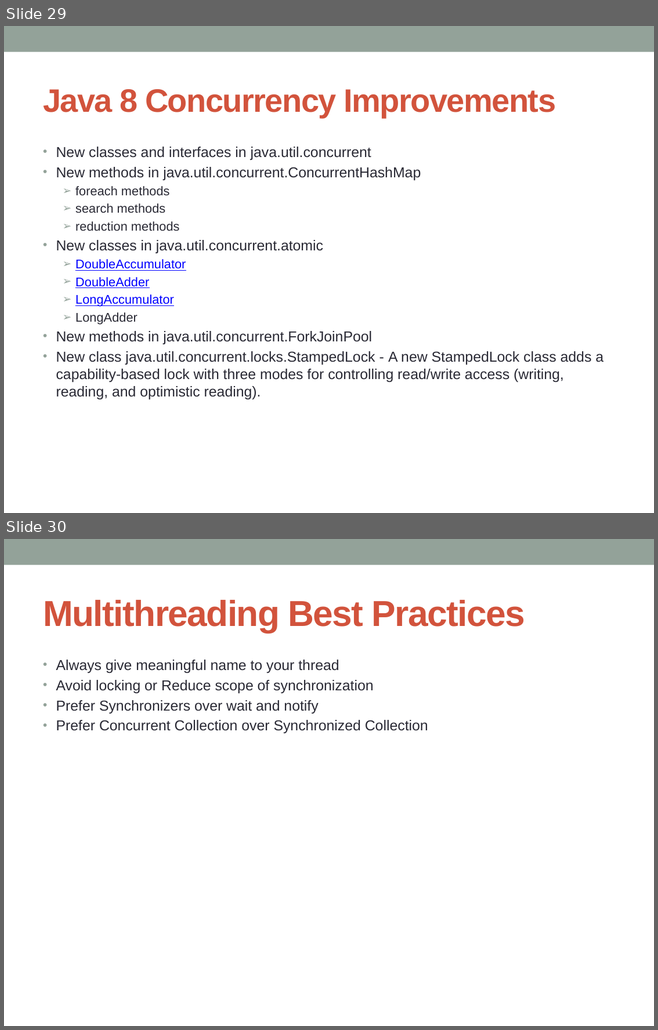
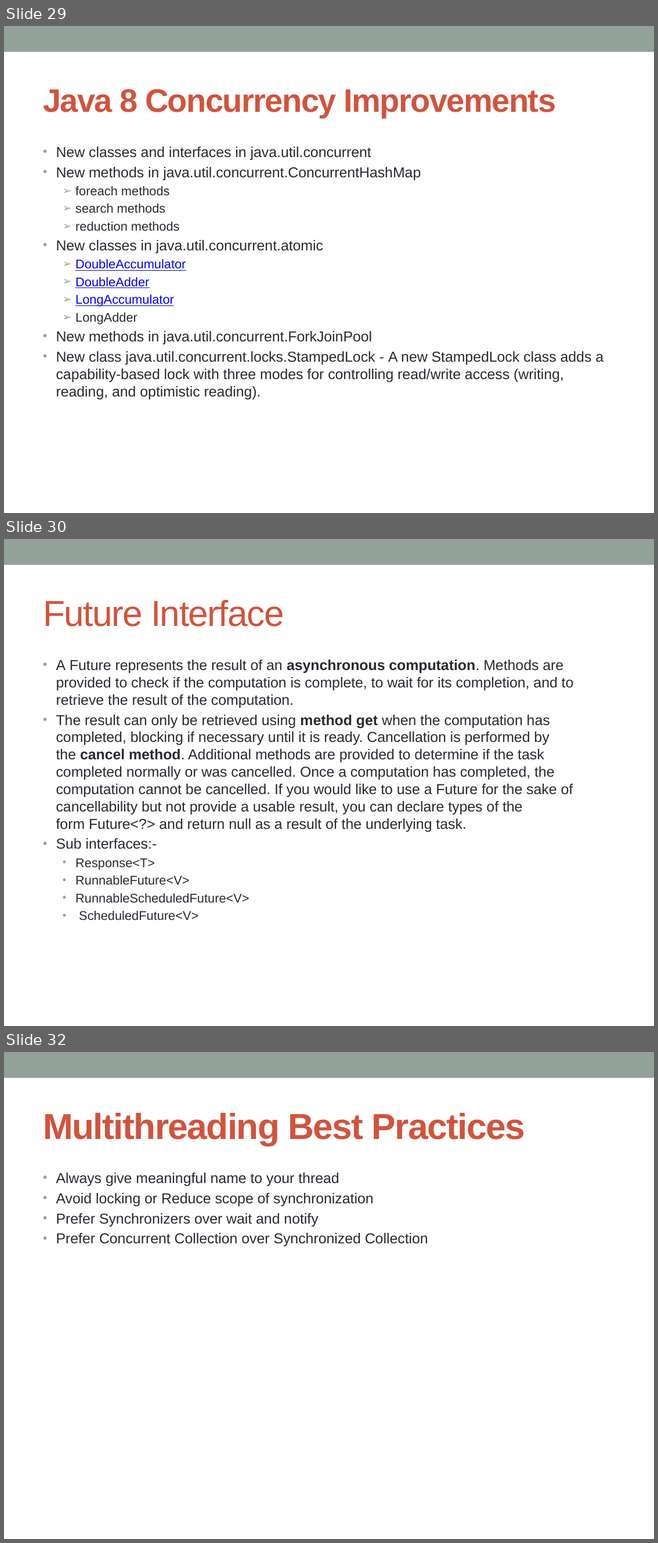
Before and after one commit to notionquest/ProjectDocumentation, a slide deck: MultiThreading.pptx. Shown one above the other, each under a label of ours: slides 29 and 30 before the commit, slides 29, 30 and 32 after it; the slides between them are not shown. The pictures are 658x1030 and 658x1543 pixels, drawn with LibreOffice and Linux fonts; fonts in the diff are those of the drawing. Boxes give left, top, right and bottom in pixels: in the first picture for what was removed or moved away, otherwise in the second. Text is boxed around its words. In the diff, an @@ line names an element or a change of style, - is before the commit and + after.

Commit message:
Future and Callable added

```diff
--- a/MultiThreading.pptx
+++ b/MultiThreading.pptx
@@ slide 30 added at (4, 539, 654, 1026), background #FFFFFF; not listed: 1 template element that a slide beside it also shows @@
@@ title added at (43, 600, 284, 627), 40 pt, text #D2533C @@
+Future Interface
@@ text added at (56, 660, 574, 921), 16 pt, text #292934 @@
+• A Future represents the result of an asynchronous computation. Methods are provided to check if the computation is complete, to wait for its completion, and to retrieve the result of the computation.
+• The result can only be retrieved using method get when the computation has completed, blocking if necessary until it is ready. Cancellation is performed by the cancel method. Additional methods are provided to determine if the task completed normally or was cancelled. Once a computation has completed, the computation cannot be cancelled. If you would like to use a Future for the sake of cancellability but not provide a usable result, you can declare types of the form Future<?> and return null as a result of the underlying task.
+• Sub interfaces:-
+  • Response<T>
+  • RunnableFuture<V>
+  • RunnableScheduledFuture<V>
+  • ScheduledFuture<V>
@@ what was slide 30 is now slide 32 @@
```
Also in this commit, not shown: 1 other slide added.
